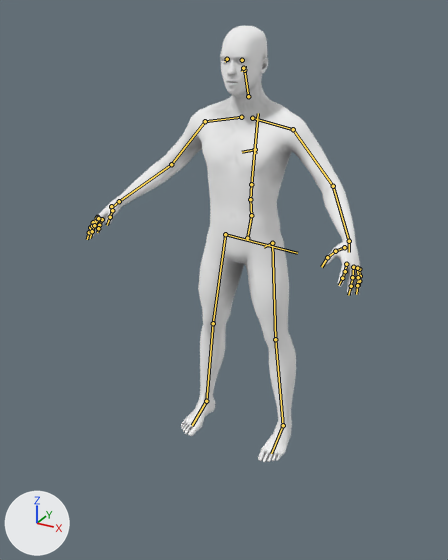
One commit to the glTF model assets/characters/makehuman-people-v1/bases/masculine.glb: the scene before it, then after it.
Before and after are seen from a 50 mm lens placed at (1.07, -2.149, 1.787), pointed at (0.041, -0.279, 0.852). The lights are fixed; the arrows at lower left show +X, +Y and +Z. The picture after the commit comes second. The bones that change, and the others that lie on the model, are drawn over the model as lines.

In view in the first picture: 'body', 'brows.eyebrow009', 'eyes.low-poly', 'lashes.eyelashes01'.
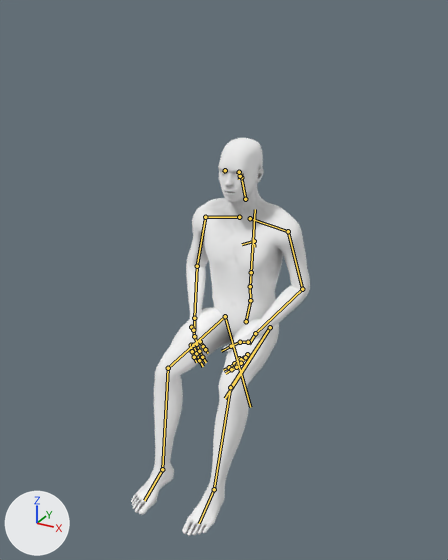
The newer file adds an action. The first version stands in its rest pose; the second is drawn at frame 12 of the action 'HumanPerch'.

What differs and where, as boxes [x1, y1, x2, y2] in the pictures (448 x 560 px):
'body', posed (35% narrower, 9% shorter)
    before: [86, 26, 362, 462]
    after: [131, 138, 310, 536]
'brows.eyebrow009', posed (6% narrower, 17% taller)
    before: [220, 54, 250, 59]
    after: [218, 166, 246, 172]
'lashes.eyelashes01', posed (8% narrower, 17% taller)
    before: [221, 58, 245, 63]
    after: [219, 170, 241, 176]
'eyes.low-poly', posed
    before: [223, 59, 244, 62]
    after: [221, 171, 240, 175]
bone 'mixamorig:Hips', root to tip
    before: (247, 238) to (251, 215)
    after: (246, 321) to (250, 300)
bone 'mixamorig:Spine', root to tip
    before: (251, 215) to (250, 199)
    after: (250, 300) to (250, 286)
bone 'mixamorig:Spine1', root to tip
    before: (250, 199) to (251, 184)
    after: (250, 286) to (251, 272)
bone 'mixamorig:Spine2', root to tip
    before: (251, 184) to (258, 113)
    after: (251, 272) to (255, 209)
bone 'mixamorig:LeftArm', root to tip
    before: (293, 129) to (333, 186)
    after: (288, 231) to (302, 289)
bone 'mixamorig:LeftForeArm', root to tip
    before: (333, 186) to (349, 241)
    after: (302, 289) to (255, 333)
bone 'mixamorig:LeftHand', root to tip
    before: (349, 241) to (349, 252)
    after: (255, 333) to (249, 344)
bone 'mixamorig:RightArm', root to tip
    before: (205, 121) to (171, 164)
    after: (205, 217) to (197, 266)
bone 'mixamorig:RightForeArm', root to tip
    before: (171, 164) to (119, 201)
    after: (197, 266) to (194, 318)
bone 'mixamorig:RightHand', root to tip
    before: (119, 201) to (110, 209)
    after: (194, 318) to (194, 329)
bone 'mixamorig:Neck', root to tip
    before: (248, 96) to (244, 70)
    after: (245, 199) to (241, 177)
bone 'mixamorig:LeftUpLeg', root to tip
    before: (272, 243) to (275, 339)
    after: (270, 327) to (230, 387)
bone 'mixamorig:LeftLeg', root to tip
    before: (275, 339) to (283, 425)
    after: (230, 387) to (214, 489)
bone 'mixamorig:LeftFoot', root to tip
    before: (283, 425) to (271, 453)
    after: (214, 489) to (199, 523)
bone 'mixamorig:RightUpLeg', root to tip
    before: (225, 234) to (213, 323)
    after: (225, 316) to (168, 368)
bone 'mixamorig:RightLeg', root to tip
    before: (213, 323) to (206, 401)
    after: (168, 368) to (162, 469)
bone 'mixamorig:RightFoot', root to tip
    before: (206, 401) to (192, 425)
    after: (162, 469) to (144, 500)

The change in detail:
Bone 'mixamorig:Hips' (bone_mixamorig_hips) moves from (0.0, 0.0, 0.0) to (0.0, -0.359, -0.132).
Bone 'mixamorig:Hips' (bone_mixamorig_hips) turns from (0, 0, 0) to (-5, 0, 0) degrees about its own x, y and z.
Bone 'mixamorig:Spine' (bone_mixamorig_spine) turns from (0, 0, 0) to (3, 0, 0) degrees about its own x, y and z.
Bone 'mixamorig:Spine1' (bone_mixamorig_spine1) turns from (0, 0, 0) to (3, 0, 0) degrees about its own x, y and z.
Bone 'mixamorig:Spine2' (bone_mixamorig_spine2) turns from (0, 0, 0) to (4, 0, 0) degrees about its own x, y and z.
Bone 'mixamorig:LeftArm' (bone_mixamorig_leftarm) turns from (0, 0, 0) to (-4, 0, -27) degrees about its own x, y and z.
Bone 'mixamorig:LeftForeArm' (bone_mixamorig_leftforearm) turns from (0, 0, 0) to (21, -9, -38) degrees about its own x, y and z.
Bone 'mixamorig:LeftHand' (bone_mixamorig_lefthand) turns from (0, 0, 0) to (-30, -8, -8) degrees about its own x, y and z.
Bone 'mixamorig:RightArm' (bone_mixamorig_rightarm) turns from (0, 0, 0) to (-4, 0, 27) degrees about its own x, y and z.
Bone 'mixamorig:RightForeArm' (bone_mixamorig_rightforearm) turns from (0, 0, 0) to (21, 9, 38) degrees about its own x, y and z.
Bone 'mixamorig:RightHand' (bone_mixamorig_righthand) turns from (0, 0, 0) to (-30, 8, 8) degrees about its own x, y and z.
Bone 'mixamorig:Neck' (bone_mixamorig_neck) turns from (0, 0, 0) to (-2, 0, 0) degrees about its own x, y and z.
Bone 'mixamorig:LeftUpLeg' (bone_mixamorig_leftupleg) turns from (0, 0, 0) to (-64, 13, 27) degrees about its own x, y and z.
Bone 'mixamorig:LeftLeg' (bone_mixamorig_leftleg) turns from (0, 0, 0) to (63, -5, 10) degrees about its own x, y and z.
Bone 'mixamorig:LeftFoot' (bone_mixamorig_leftfoot) turns from (0, 0, 0) to (14, 7, -6) degrees about its own x, y and z.
Bone 'mixamorig:RightUpLeg' (bone_mixamorig_rightupleg) turns from (0, 0, 0) to (-64, -13, -27) degrees about its own x, y and z.
Bone 'mixamorig:RightLeg' (bone_mixamorig_rightleg) turns from (0, 0, 0) to (63, 5, -10) degrees about its own x, y and z.
Bone 'mixamorig:RightFoot' (bone_mixamorig_rightfoot) turns from (0, 0, 0) to (14, -7, 6) degrees about its own x, y and z.
